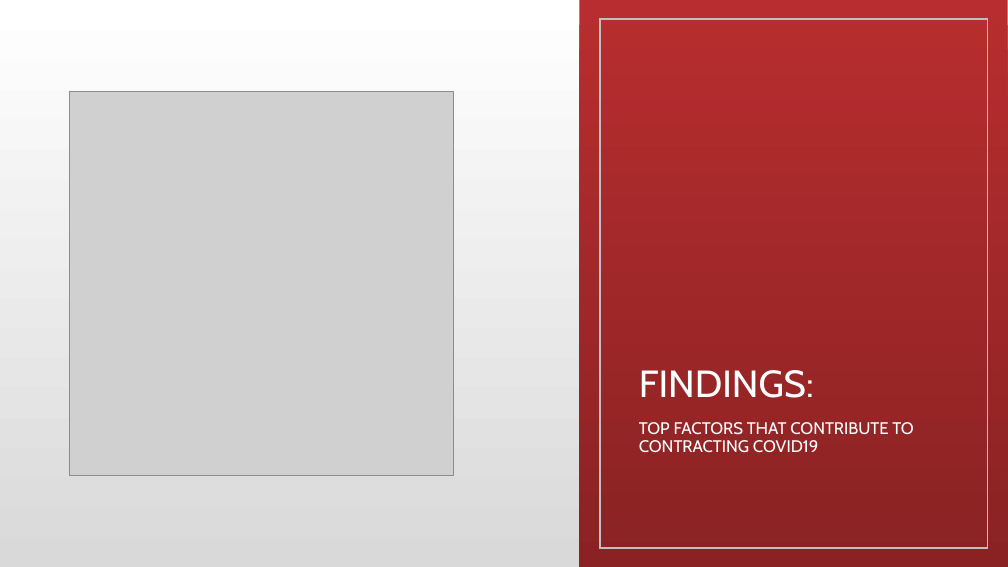
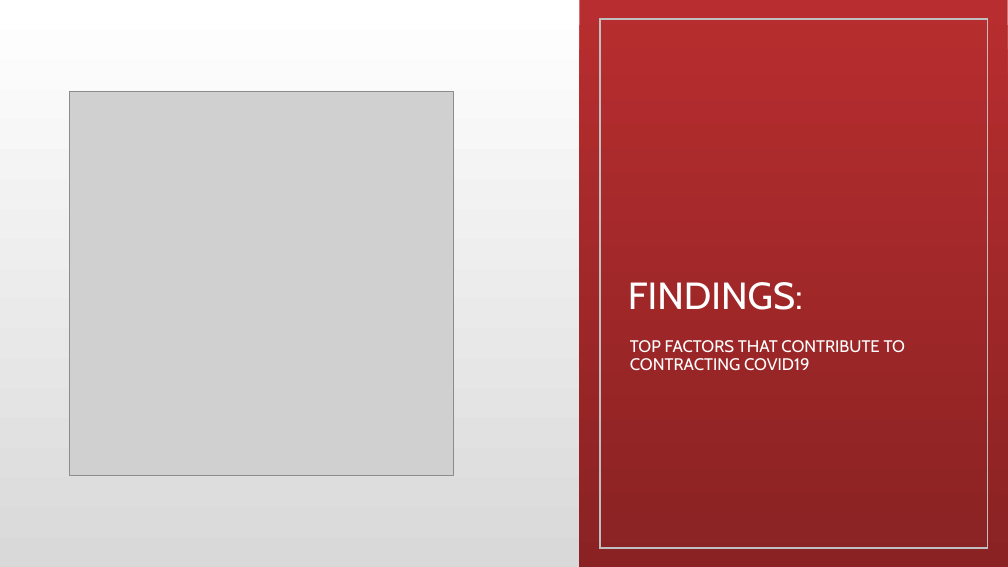
Before and after one commit to andiosika/Binomial-Classification-Ranom-Forest-hyper-imbalance, a slide deck: slide 8 of Covid19Preso.pptx. Drawn at 1008x567 pixels with LibreOffice and Linux fonts; fonts in the diff are those of the drawing; grey boxes stand for pictures. Boxes give left, top, right and bottom in pixels: in the first picture for what was removed or moved away, otherwise in the second. Text is boxed around its words. In the diff, an @@ line names an element or a change of style, - is before the commit and + after.

```diff
--- a/Covid19Preso.pptx
+++ b/Covid19Preso.pptx
@@ title "FINDINGS:": place and size @@
-title "FINDINGS:" at [639, 370, 814, 398]
+title "FINDINGS:" at [628, 282, 803, 310]
@@ text "TOP FACTORS THAT CONTRIBUTE TO ...": place and size @@
-text "TOP FACTORS THAT CONTRIBUTE TO ..." at [639, 422, 913, 453]
+text "TOP FACTORS THAT CONTRIBUTE TO ..." at [630, 340, 905, 371]
```
Also in this commit, not shown: 5 other slides changed, 3 other files.
